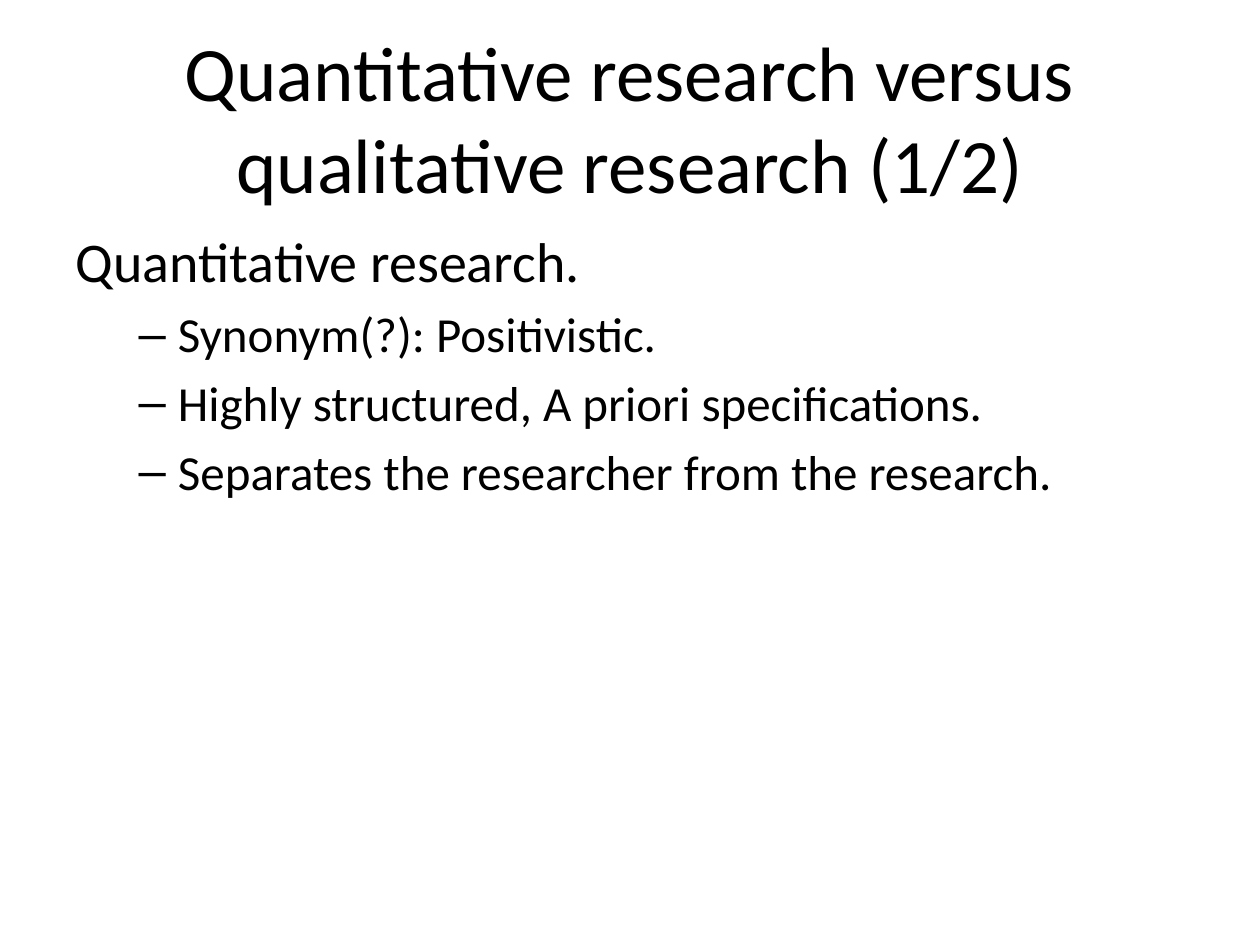
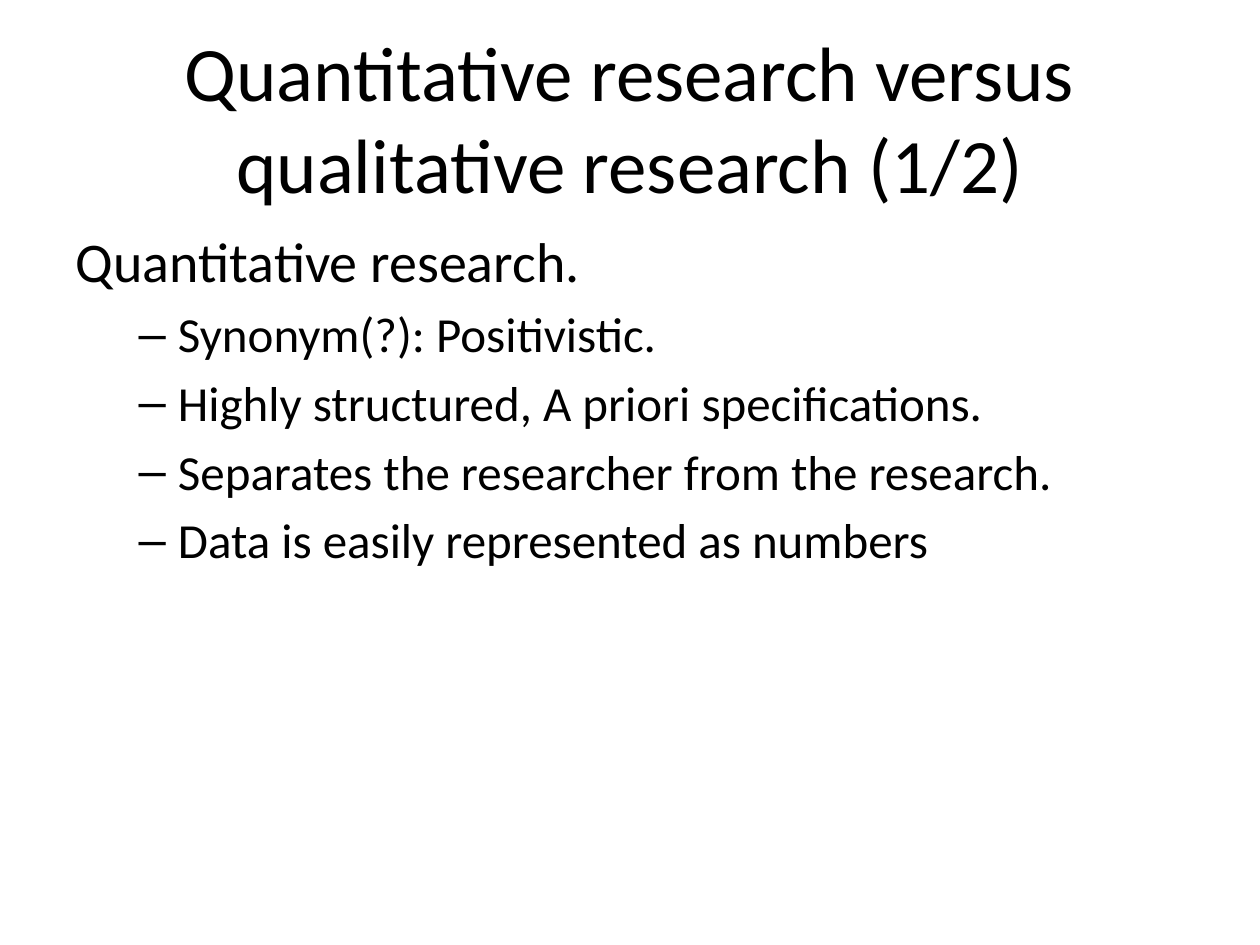
Before and after one commit to pmean/classes, a slide deck: slide 15 of clinical-research-methodology/results/video01-introduction.pptx (slide 12 before the commit). Drawn at 1260x945 pixels with LibreOffice and Linux fonts; fonts in the diff are those of the drawing. Boxes give left, top, right and bottom in pixels: in the first picture for what was removed or moved away, otherwise in the second. Text is boxed around its words. In the diff, an @@ line names an element or a change of style, - is before the commit and + after.

```diff
--- a/clinical-research-methodology/results/video01-introduction.pptx
+++ b/clinical-research-methodology/results/video01-introduction.pptx
@@ text at <box>178,524,928,566</box>: paragraph added @@
+  – Data is easily represented as numbers
```
Also in this commit, not shown: 5 other slides changed, 2 slides added, 1 slide removed, 2 other files.
